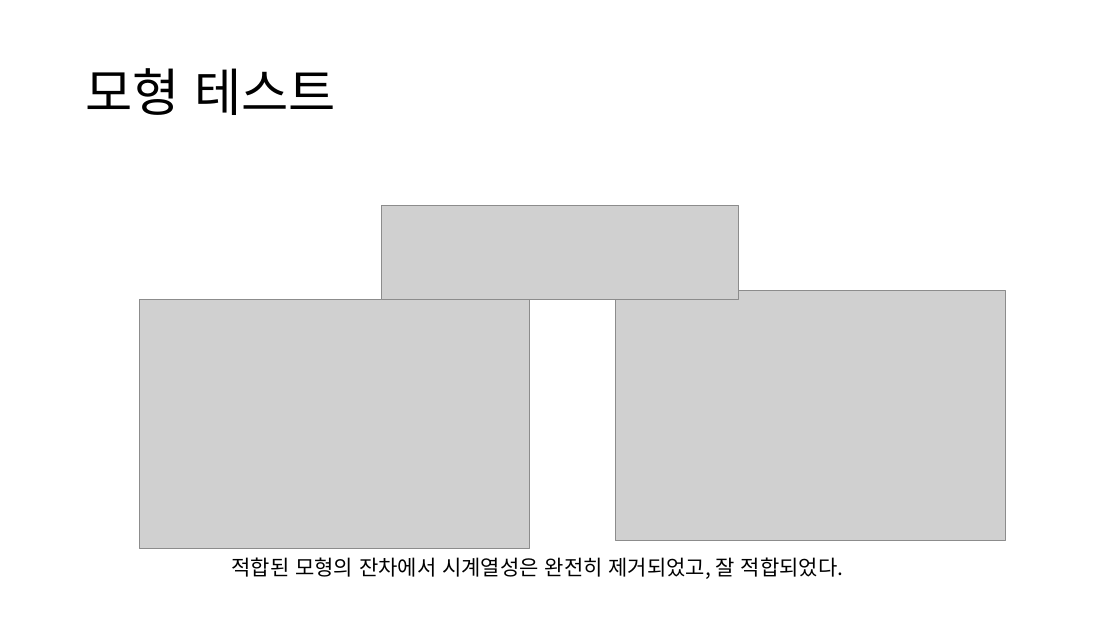
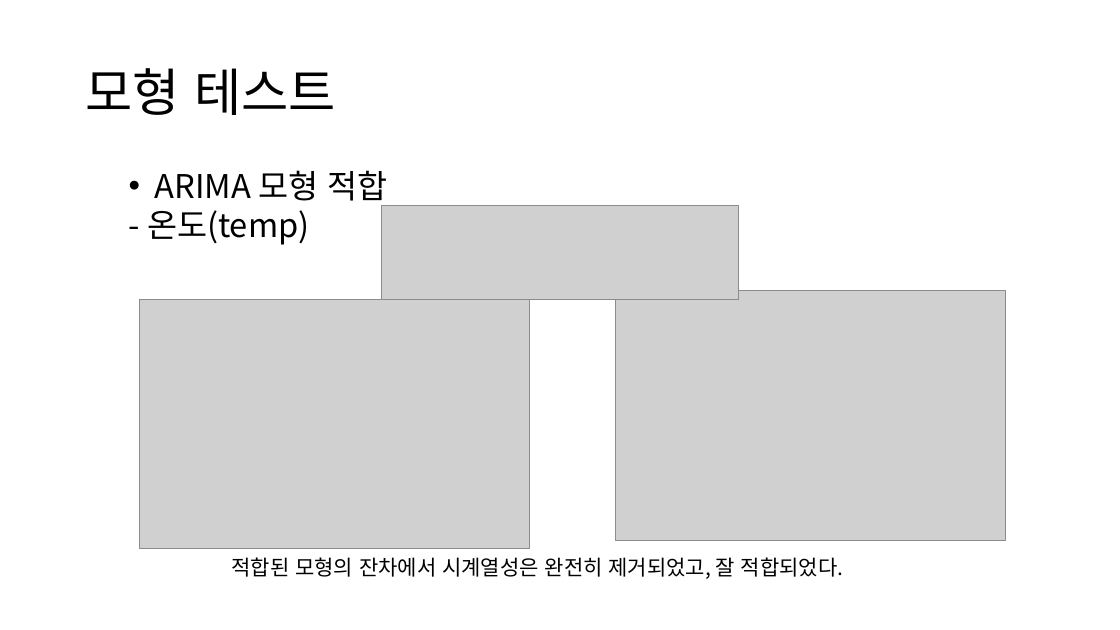
Before and after one commit to neverland251/MainProject, a slide deck: slide 19 of Project/DataMining/ARIMAX_Project/아이스크림 판매량 예측/아이스크림을 왜 먹을까.pptx. Drawn at 1120x630 pixels with LibreOffice and Linux fonts; fonts in the diff are those of the drawing; grey boxes stand for pictures. Boxes give left, top, right and bottom in pixels: in the first picture for what was removed or moved away, otherwise in the second. Text is boxed around its words. In the diff, an @@ line names an element or a change of style, - is before the commit and + after.

Commit message:
update ARIMAX

```diff
--- a/Project/DataMining/ARIMAX_Project/아이스크림 판매량 예측/아이스크림을 왜 먹을까.pptx
+++ b/Project/DataMining/ARIMAX_Project/아이스크림 판매량 예측/아이스크림을 왜 먹을까.pptx
@@ text added at [147,170,388,245], 28 pt, text #000000 @@
+• ARIMA 모형 적합
+- 온도(temp)
```
Also in this commit, not shown: 16 other slides changed, 1 other file.
